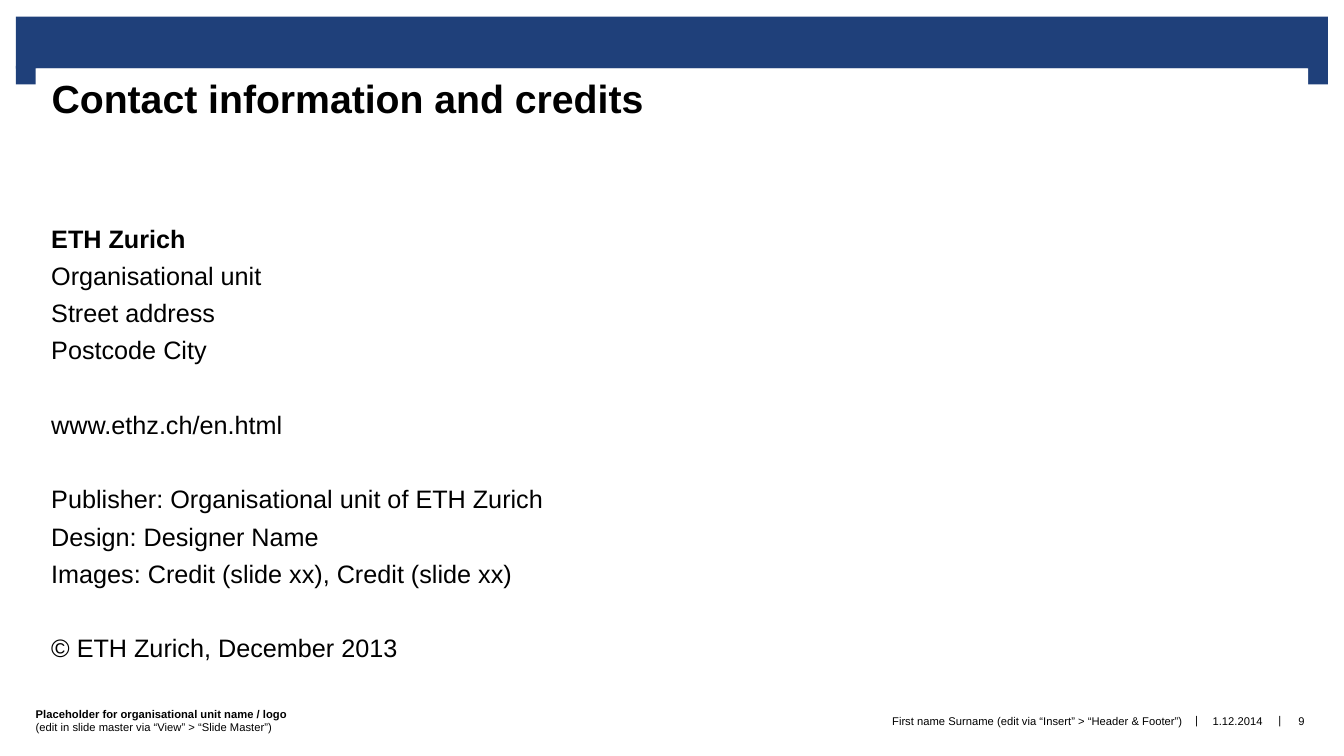
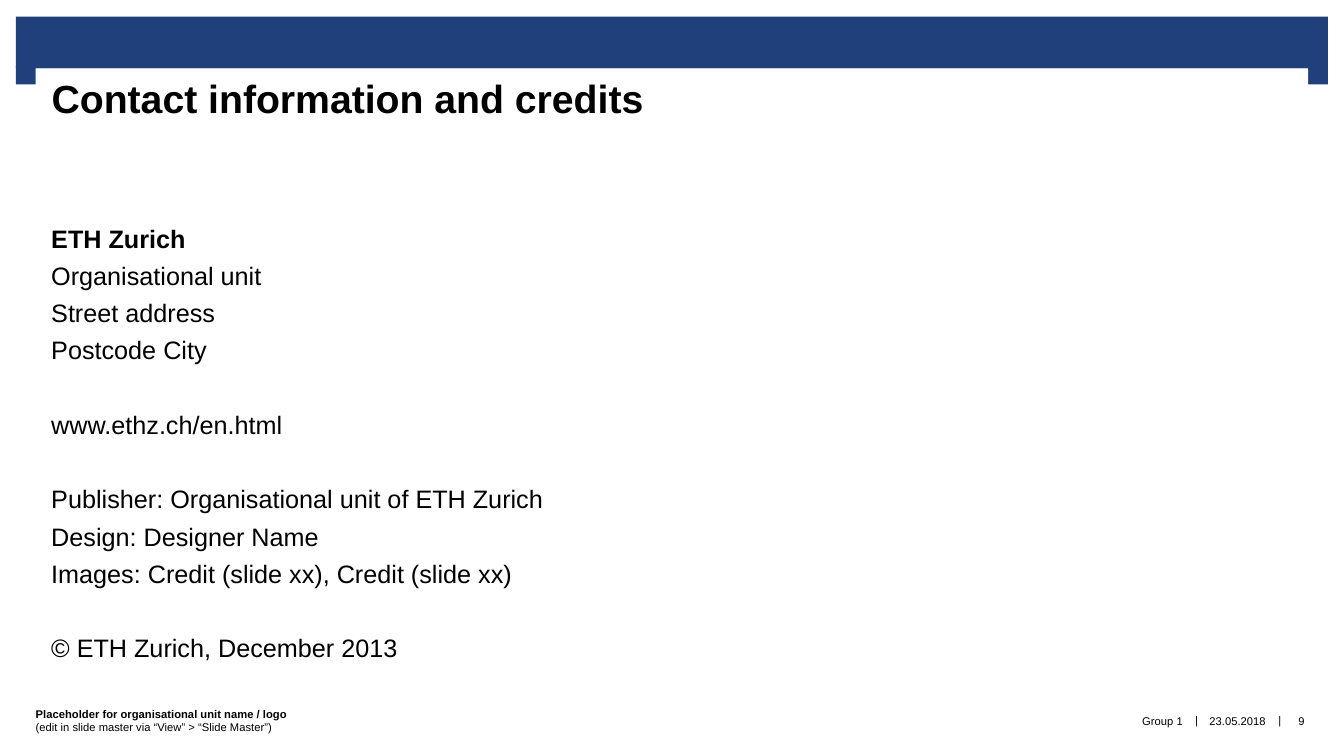
Before and after one commit to triceert/CS, a slide deck: slide 9 of Case_Study_presentation.pptx. Drawn at 1344x756 pixels with LibreOffice and Linux fonts; fonts in the diff are those of the drawing; background and template pictures are left out. Boxes give left, top, right and bottom in pixels: in the first picture for what was removed or moved away, otherwise in the second. Text is boxed around its words. In the diff, an @@ line names an element or a change of style, - is before the commit and + after.

Commit message:
màj

```diff
--- a/Case_Study_presentation.pptx
+++ b/Case_Study_presentation.pptx
@@ text at bbox=[1142, 717, 1183, 727]: text changed @@
-First name Surname (edit via “Insert” > “Header & Footer”)
+Group 1
@@ text at bbox=[1209, 717, 1265, 725]: text changed @@
-1.12.2014
+23.05.2018
```
Also in this commit, not shown: 8 other slides changed.
